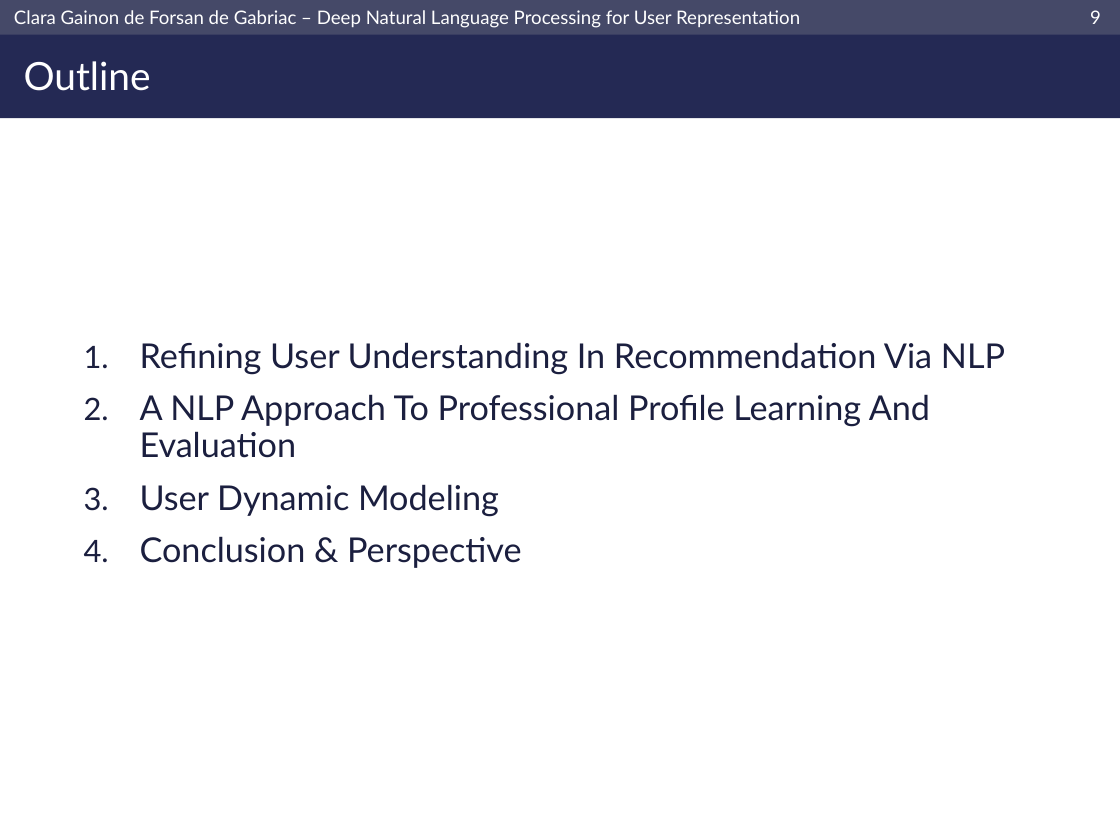
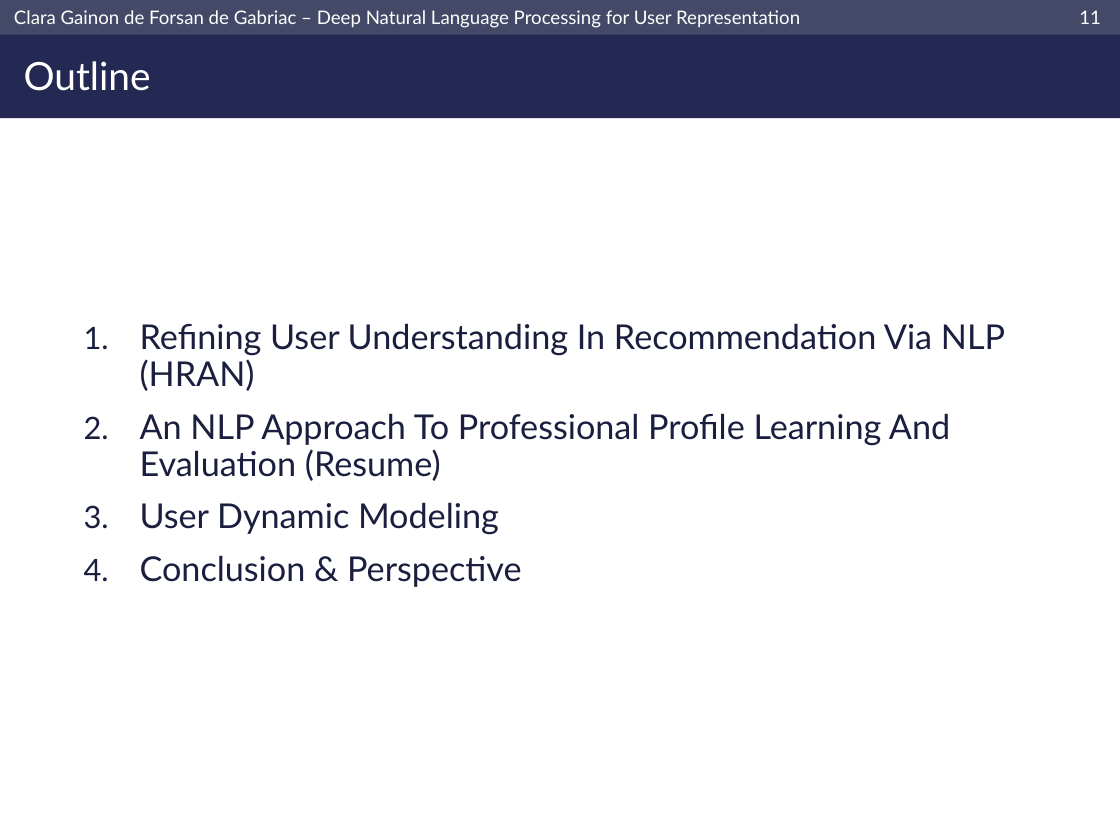
Before and after one commit to clara-gdef/defense, a slide deck: slide 12 of defense.pptx (slide 10 before the commit). Drawn at 1120x840 pixels with LibreOffice and Linux fonts; fonts in the diff are those of the drawing; background and template pictures are left out. Boxes give left, top, right and bottom in pixels: in the first picture for what was removed or moved away, otherwise in the second. Text is boxed around its words. In the diff, an @@ line names an element or a change of style, - is before the commit and + after.

```diff
--- a/defense.pptx
+++ b/defense.pptx
@@ page number at bbox=[1079, 10, 1101, 24]: text changed @@
-9
+11
@@ text at bbox=[140, 323, 1005, 481]: text changed @@
-1. Refining User Understanding In Recommendation Via NLP
-2. A NLP Approach To Professional Profile Learning And Evaluation
+1. Refining User Understanding In Recommendation Via NLP (HRAN)
+2. An NLP Approach To Professional Profile Learning And Evaluation (Resume)
```
Also in this commit, not shown: 26 other slides changed, 11 slides added, 4 slides removed.
